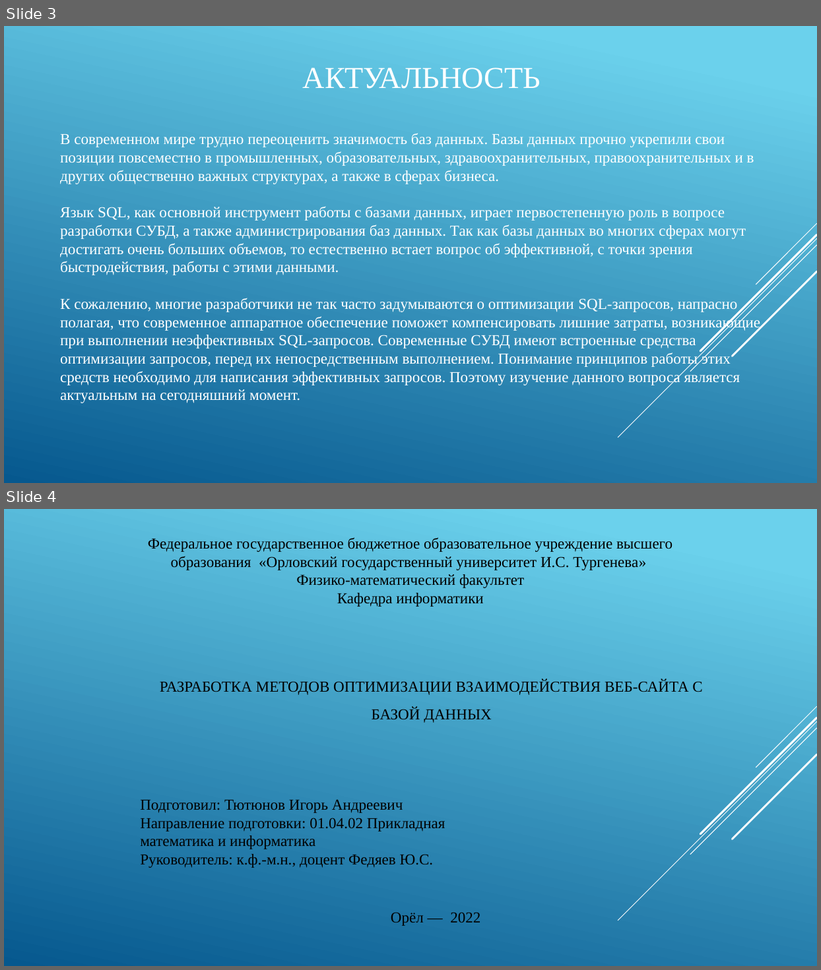
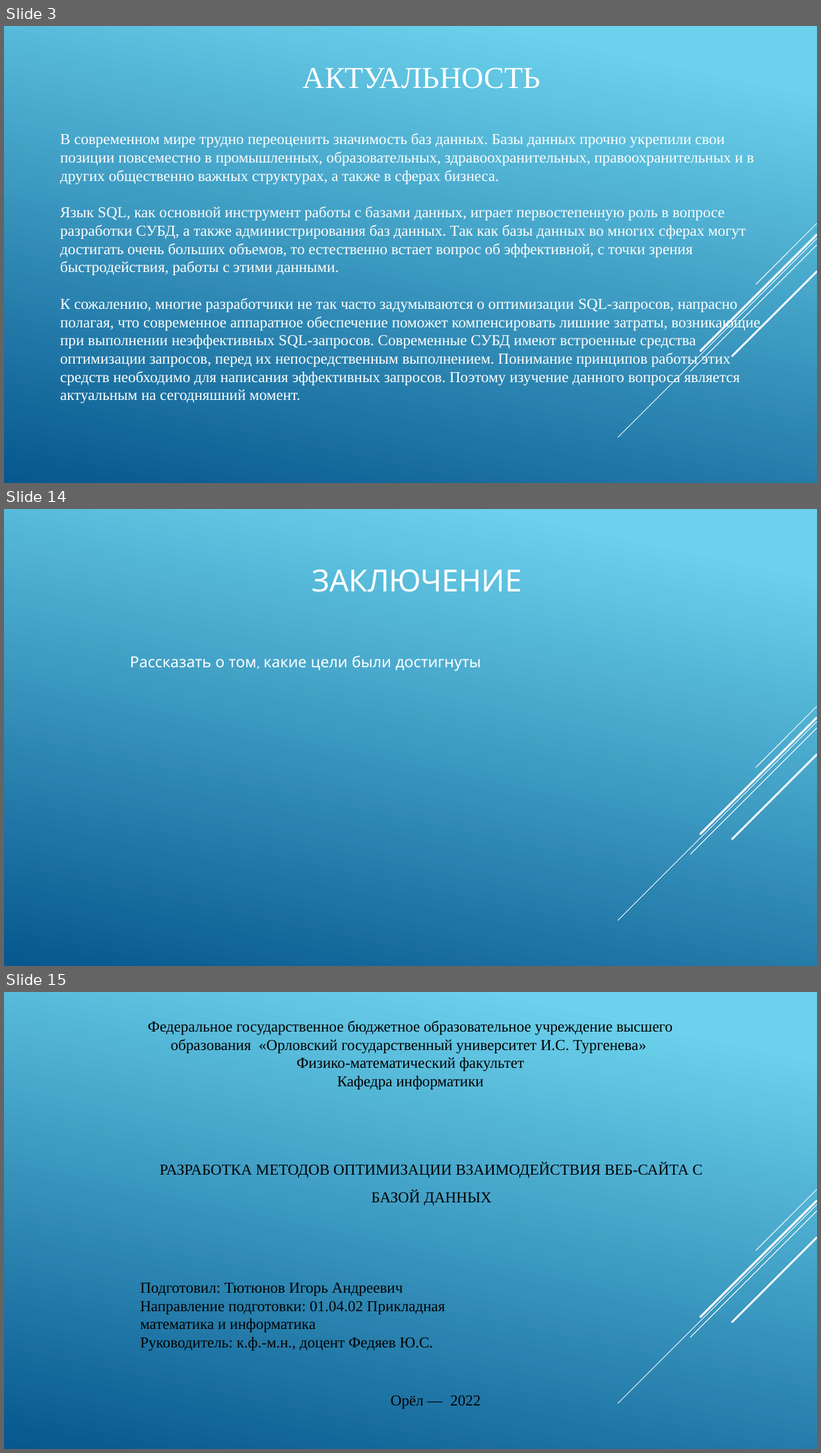
Before and after one commit to IgorTyutyunov/-, a slide deck: ВКР_5.pptx. Shown one above the other, each under a label of ours: slides 3 and 4 before the commit, slides 3, 14 and 15 after it; the slides between them are not shown. The pictures are 821x970 and 821x1453 pixels, drawn with LibreOffice and Linux fonts; fonts in the diff are those of the drawing. Boxes give left, top, right and bottom in pixels: in the first picture for what was removed or moved away, otherwise in the second. Text is boxed around its words. In the diff, an @@ line names an element or a change of style, - is before the commit and + after.

```diff
--- a/ВКР_5.pptx
+++ b/ВКР_5.pptx
@@ slide 14 added at <box>4,509,817,966</box>, background gradient #6ED2EB to #06588E; not listed: 5 template elements that a slide beside it also shows @@
@@ title added at <box>312,569,522,592</box>, 36 pt, text #FFFFFF @@
+ЗАКЛЮЧЕНИЕ
@@ text added at <box>130,656,481,671</box>, 18 pt, text #FFFFFF @@
+Рассказать о том, какие цели были достигнуты
@@ what was slide 4 is now slide 15 @@
```
Also in this commit, not shown: 10 other slides added, 1 other file.
